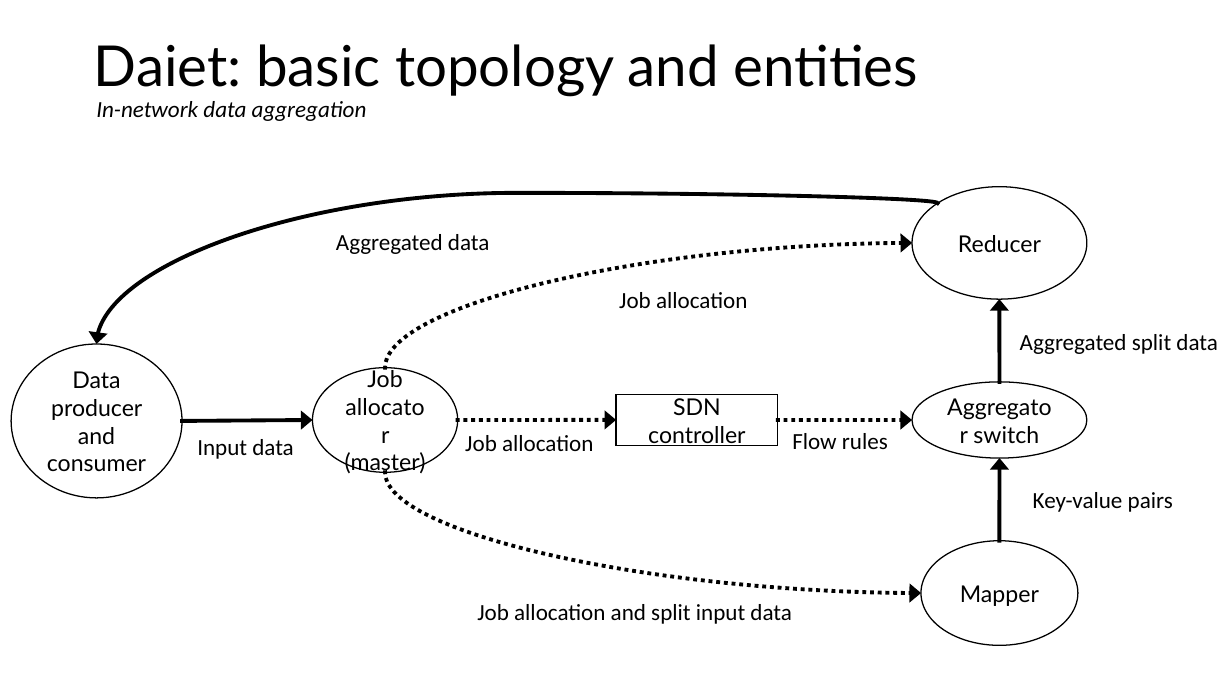
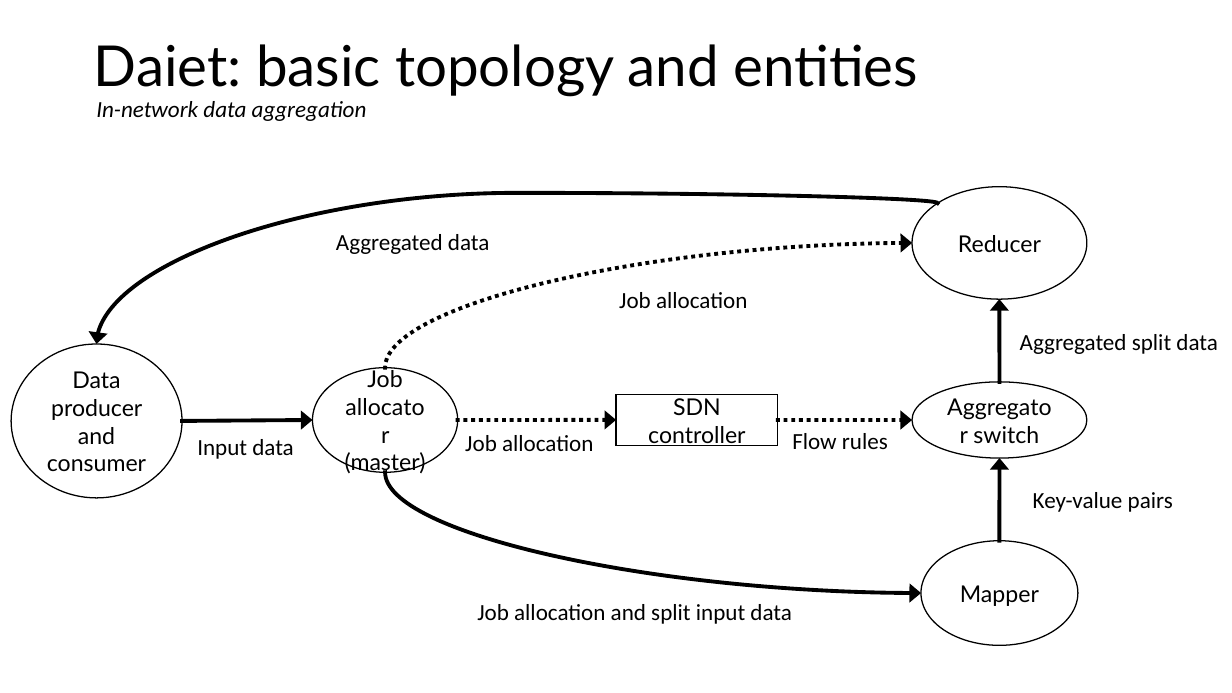
Before and after one commit to marcomicera/thesis, a slide deck: slide 9 of doc/thesis/figures/analysis/inp/presentation.pptx. Drawn at 1232x693 pixels with LibreOffice and Linux fonts; fonts in the diff are those of the drawing. Boxes give left, top, right and bottom in pixels: in the first picture for what was removed or moved away, otherwise in the second. Text is boxed around its words. In the diff, an @@ line names an element or a change of style, - is before the commit and + after.

```diff
--- a/doc/thesis/figures/analysis/inp/presentation.pptx
+++ b/doc/thesis/figures/analysis/inp/presentation.pptx
@@ curved arrow (385, 472) - (921, 593): stroke #000000 3 pt dashed to #000000 3 pt @@
```
Also in this commit, not shown: 5 other slides changed, 11 other files.
